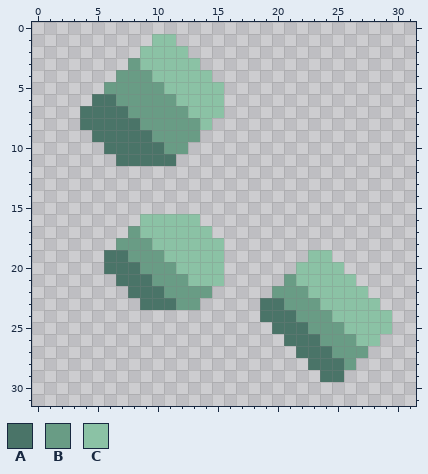
Edited in one commit: pixel-art sprite (sprites/blocks/environment/ore-kiten3.png). Above: the version before the commit.
The file is 32x32 pixels.
Palette (. is transparent): A #4a7468  B #699c85  C #8bc2a5
Pixels before, first column x 4:
 1 ......CC..................
 2 .....CCCC.................
 3 ....BCCCCC................
 4 ...BBBCCCCC...............
 5 ..BBBBBCCCCC..............
 6 .AABBBBBCCCC..............
 7 AAAABBBBBCCC..............
 8 AAAAABBBBBC...............
 9 .AAAAABBBB................
10 ..AAAAABB.................
11 ...AAAAA..................
12 ..........................
13 ..........................
14 ..........................
15 ..........................
16 .....CCCCC................
17 ....BCCCCCC...............
18 ...BBBCCCCCC..............
19 ..AABBBCCCCC.......CC.....
20 ..AAABBBCCCC......CCCC....
21 ...AAABBBCCC.....BCCCCC...
22 ....AAABBBB.....BBBCCCCC..
23 .....AAABB.....AABBBCCCCC.
24 ...............AAABBBCCCCC
25 ................AAABBBCCCC
26 .................AAABBBCC.
27 ..................AAABBB..
28 ...................AAAB...
29 ....................AA....
New version:
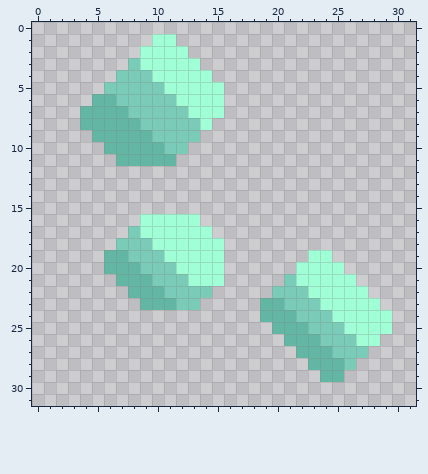
What changed:
colour A: #4a7468 -> #62b6a3
colour B: #699c85 -> #7bcbb9
colour C: #8bc2a5 -> #a0ffd6
Pixel boxes of the changes (left, top, right, bottom) in both pictures:
changed: (80, 34, 224, 166)
changed: (104, 214, 392, 382)
